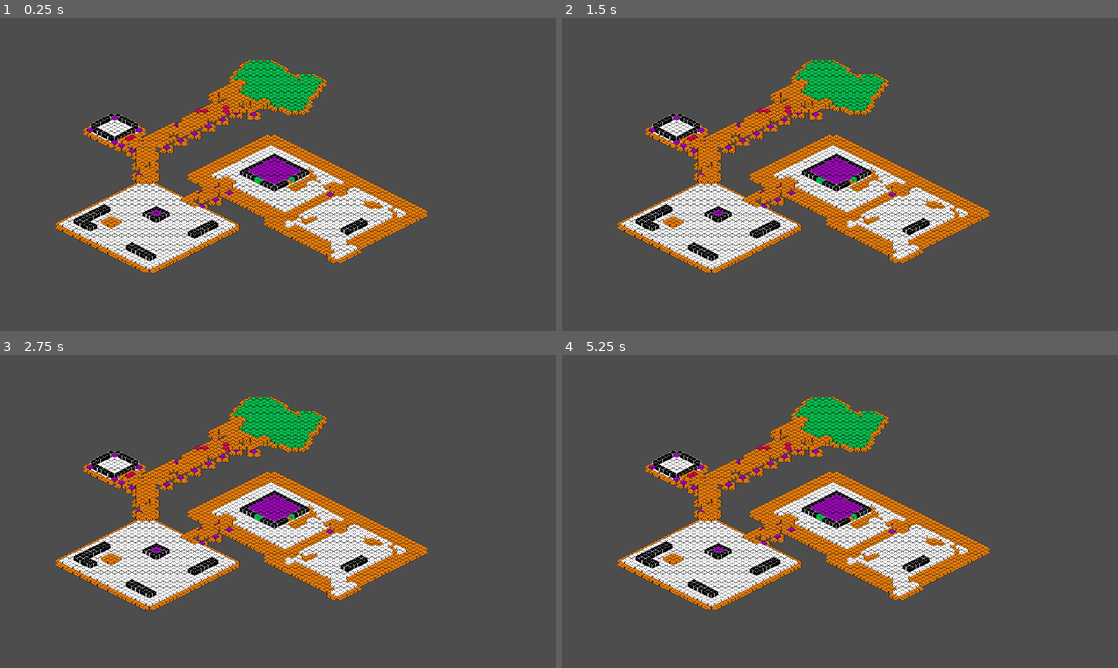
Above: before the commit, frames 1-4 (two rows, left to right).
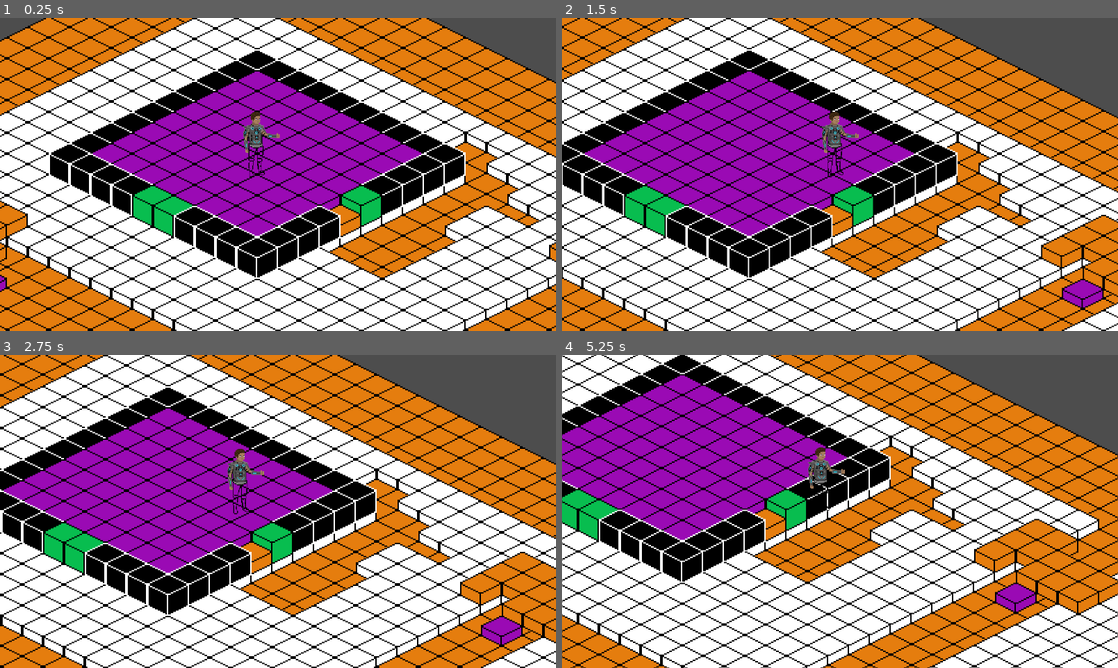
Above: after the commit, the same moments.

Repository: DarkMalygos/Game-Jam-Test
Game: Godot game, scene res://scenes/main.tscn
The game is run twice, just before and just after one commit, with the same random seed, the same clock (stepped at 60 frames per second) and the same inputs.
Inputs:
- Up to frame 1 (0.25 s): no input
- Up to frame 2 (1.5 s): tap Enter (ui_accept) at 0.5, 0.77 s; hold Right (ui_right) from 0.53 s (still down)
- Up to frame 3 (2.75 s): tap Enter (ui_accept) at 1.52 s; release Right (ui_right) at 2.03 s; hold Left (ui_left) from 2.03 s (still down)
- Up to frame 4 (5.25 s): release Left (ui_left) at 2.78 s; hold Right (ui_right) 2.78-4.28 s; tap Enter (ui_accept) at 3.02, 3.77, 4.52 s; hold Left (ui_left) 4.28-5.03 s; hold Right (ui_right) from 5.03 s (still down)

The runs differ from the first frame. In frame 1, 94% of the frame differs, in the area x 0-100%, y 0-100%; in frame 2, 91%; in frame 3, 90%; in frame 4, 90%.

Commit message:
Full update

Diff:
--- a/diablo_clone/scenes/entities/entity.tscn
+++ b/diablo_clone/scenes/entities/entity.tscn
@@ -1,7 +1,7 @@
 [gd_scene load_steps=4 format=3 uid="uid://b0w4pmjhnu7ml"]
 
 [ext_resource type="Script" path="res://scripts/entities/movement.gd" id="1_0narr"]
-[ext_resource type="Texture2D" uid="uid://c4lb6f51cs6gk" path="res://assets/sprites/entities/main_character/main_character.png" id="1_3g84x"]
+[ext_resource type="Texture2D" uid="uid://bxyqxba8i0vvh" path="res://assets/sprites/entities/main_character/main_character3.png" id="2_eijqv"]
 
 [sub_resource type="CircleShape2D" id="CircleShape2D_ar3xp"]
 radius = 5.0
@@ -14,7 +14,7 @@
 [node name="MainSprite" type="Sprite2D" parent="CharacterBody"]
 position = Vector2(-17, -23)
 scale = Vector2(0.5, 0.5)
-texture = ExtResource("1_3g84x")
+texture = ExtResource("2_eijqv")
 
 [node name="MovementCollision" type="CollisionShape2D" parent="CharacterBody"]
 position = Vector2(-17, -3)
--- a/diablo_clone/scenes/entities/main_character/main_character.tscn
+++ b/diablo_clone/scenes/entities/main_character/main_character.tscn
@@ -1,10 +1,14 @@
 [gd_scene load_steps=3 format=3 uid="uid://bakqliauqbu77"]
 
 [ext_resource type="PackedScene" uid="uid://b0w4pmjhnu7ml" path="res://scenes/entities/entity.tscn" id="1_1s8lj"]
-[ext_resource type="Script" path="res://scenes/entities/main_character/main_character_movement.gd" id="2_0s3q3"]
+[ext_resource type="Script" path="res://scripts/entities/main_character_movement/main_character_movement.gd" id="2_uxssg"]
 
 [node name="MainCharacter" instance=ExtResource("1_1s8lj")]
 
 [node name="CharacterBody" parent="." index="0"]
-script = ExtResource("2_0s3q3")
+script = ExtResource("2_uxssg")
 jump_velocity = -40.0
+
+[node name="Camera2D" type="Camera2D" parent="CharacterBody" index="2"]
+zoom = Vector2(3, 3)
+position_smoothing_enabled = true
--- a/diablo_clone/scenes/main.tscn
+++ b/diablo_clone/scenes/main.tscn
@@ -1,7 +1,8 @@
-[gd_scene load_steps=3 format=4 uid="uid://chtkbkkufm0d6"]
+[gd_scene load_steps=4 format=4 uid="uid://chtkbkkufm0d6"]
 
 [ext_resource type="TileSet" uid="uid://bsprh60fd27g5" path="res://resource/tile_sets/iso_tileset.tres" id="1_kdqyu"]
 [ext_resource type="Script" path="res://scripts/tiles/ground_layer.gd" id="2_q8il7"]
+[ext_resource type="PackedScene" uid="uid://bakqliauqbu77" path="res://scenes/entities/main_character/main_character.tscn" id="3_fty4o"]
 
 [node name="Main" type="Node2D"]
 
@@ -16,5 +17,4 @@
 tile_map_data = PackedByteArray("AAACAAMAAAAEAAAAAAACAAIAAAAEAAAAAAACAAEAAAAEAAAAAAACAAAAAAAGAAAAAAACAP//AAACAAAAAAACAP …(7792 unchanged characters)…
 tile_set = ExtResource("1_kdqyu")
 
-[node name="Camera2D" type="Camera2D" parent="TileMap"]
-zoom = Vector2(0.5, 0.5)
+[node name="MainCharacter" parent="TileMap" instance=ExtResource("3_fty4o")]
--- a/diablo_clone/scripts/entities/movement.gd
+++ b/diablo_clone/scripts/entities/movement.gd
@@ -1,4 +1,4 @@
 extends CharacterBody2D
 class_name Movement
 
-@export var speed = 30.0
+@export var speed = 70
Renamed: diablo_clone/scenes/entities/main_character/main_character_movement.gd -> diablo_clone/scripts/entities/main_character_movement/main_character_movement.gd
